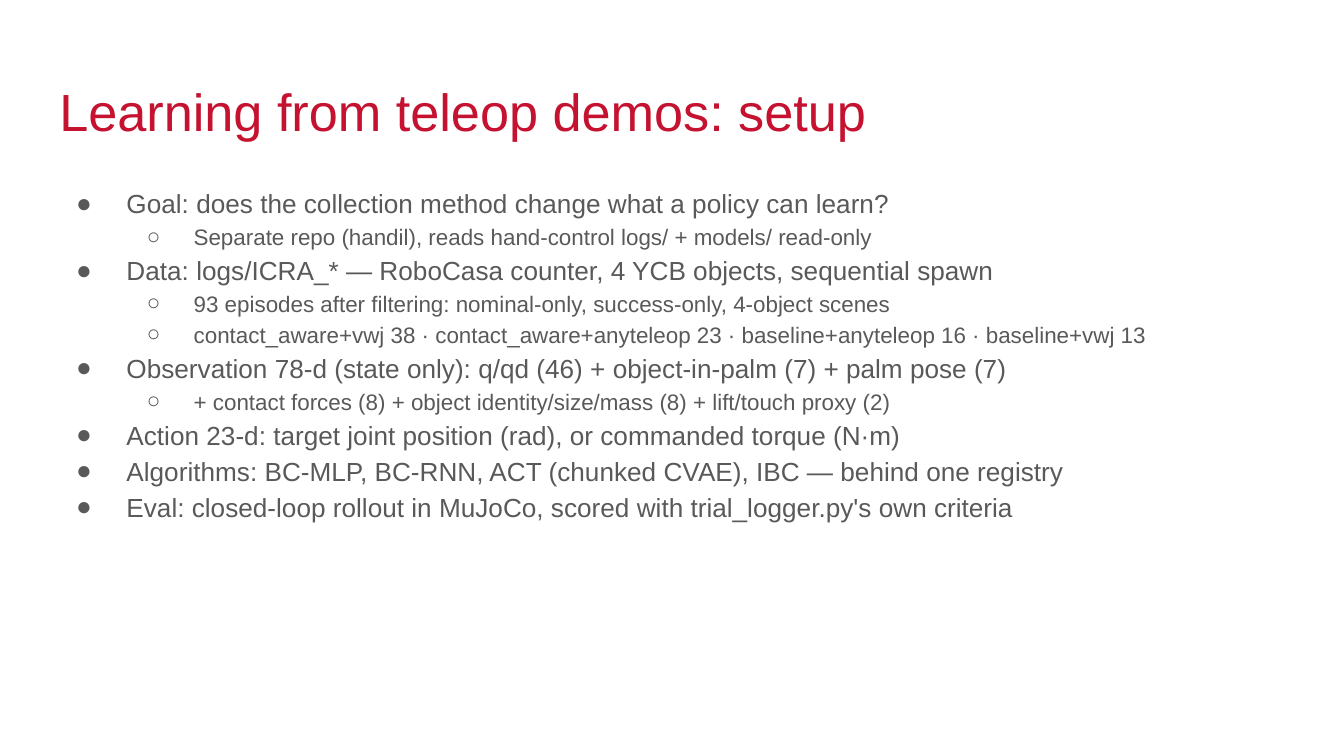
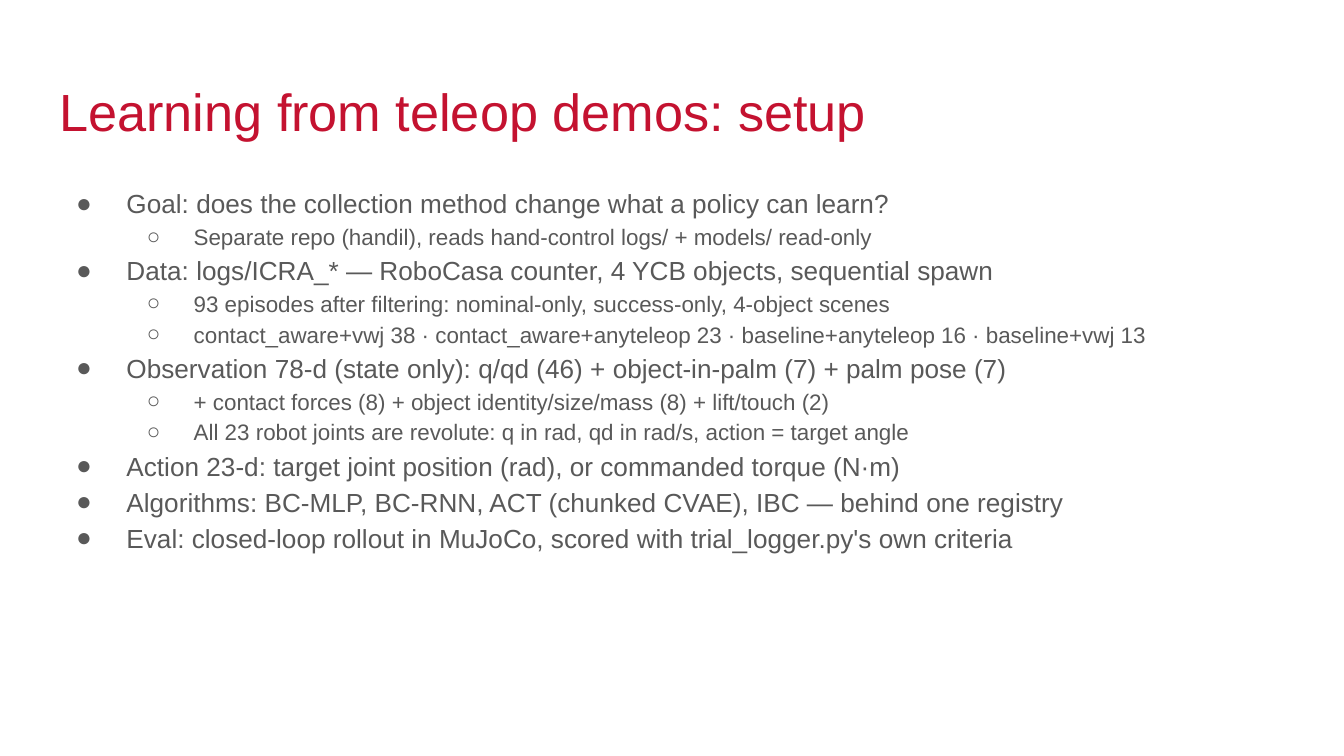
Before and after one commit to jskumaar/hand-control-il, a slide deck: slide 1 of docs/IL_update.pptx. Drawn at 1344x756 pixels with LibreOffice and Linux fonts; fonts in the diff are those of the drawing. Boxes give left, top, right and bottom in pixels: in the first picture for what was removed or moved away, otherwise in the second. Text is boxed around its words. In the diff, an @@ line names an element or a change of style, - is before the commit and + after.

```diff
--- a/docs/IL_update.pptx
+++ b/docs/IL_update.pptx
@@ text at <box>194,394,909,445</box>: text changed @@
-  ○ + contact forces (8) + object identity/size/mass (8) + lift/touch proxy (2)
+  ○ + contact forces (8) + object identity/size/mass (8) + lift/touch (2)
+  ○ All 23 robot joints are revolute: q in rad, qd in rad/s, action = target angle
```
Also in this commit, not shown: 1 other slide changed, 1 other file.
